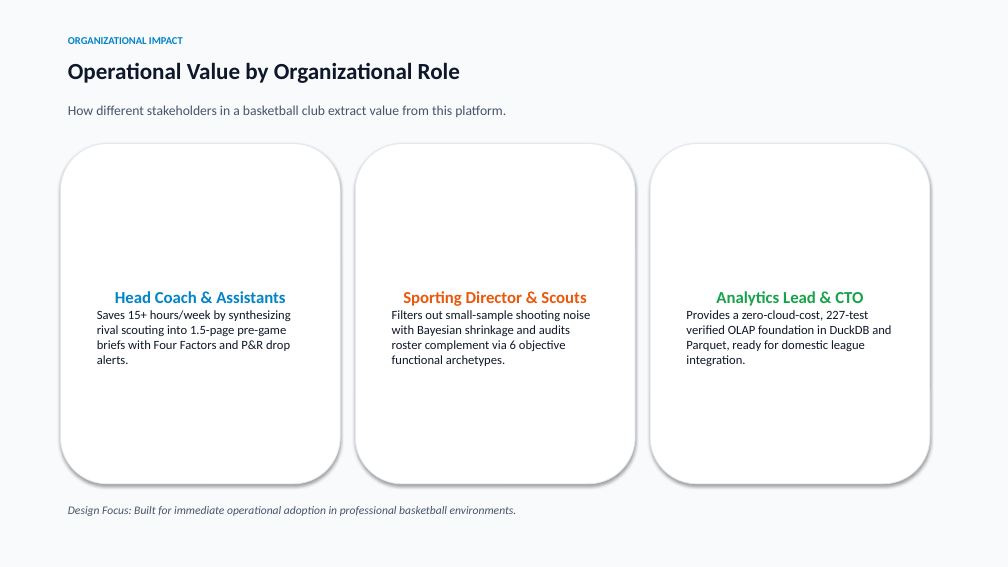
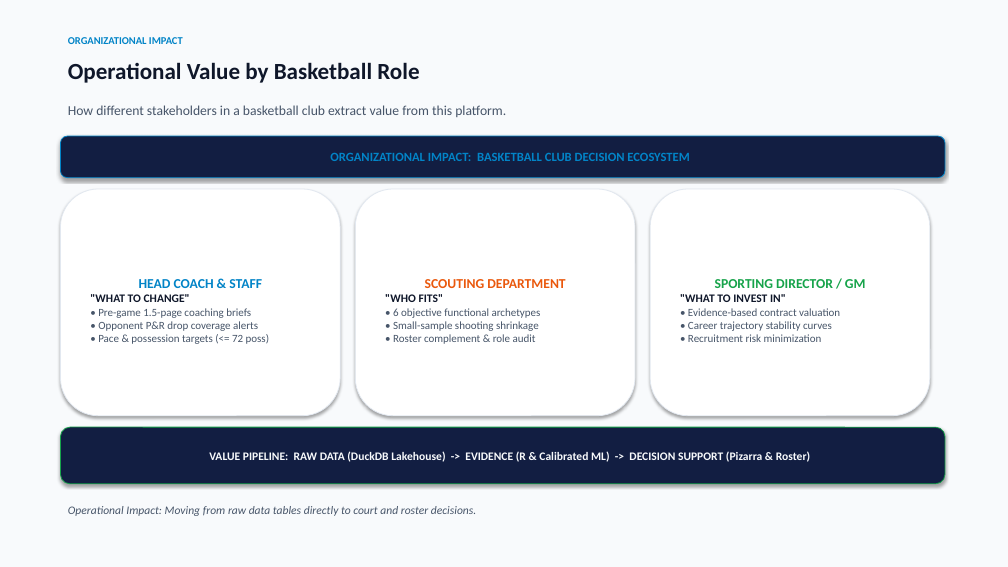
Before and after one commit to miguelo0203/basketball-analytics, a slide deck: slide 27 of presentation/International_Basketball_Analytics_Presentation.pptx. Drawn at 1008x567 pixels with LibreOffice and Linux fonts; fonts in the diff are those of the drawing. Boxes give left, top, right and bottom in pixels: in the first picture for what was removed or moved away, otherwise in the second. Text is boxed around its words. In the diff, an @@ line names an element or a change of style, - is before the commit and + after.

```diff
--- a/presentation/International_Basketball_Analytics_Presentation.pptx
+++ b/presentation/International_Basketball_Analytics_Presentation.pptx
@@ text at [68, 62, 419, 83]: text changed @@
-Operational Value by Organizational Role
+Operational Value by Basketball Role
@@ rounded rectangle added at [60, 136, 945, 178], fill #121E42, outline #0284C7 0.75 pt, 12 pt, text #0284C7, bold @@
+ORGANIZATIONAL IMPACT: BASKETBALL CLUB DECISION ECOSYSTEM
@@ rounded rectangle removed at [355, 144, 635, 484] @@
-Sporting Director & Scouts
-Filters out small-sample shooting noise with Bayesian shrinkage and audits roster complement via 6 objective functional archetypes.
@@ rounded rectangle removed at [650, 144, 930, 484] @@
-Analytics Lead & CTO
-Provides a zero-cloud-cost, 227-test verified OLAP foundation in DuckDB and Parquet, ready for domestic league integration.
@@ rounded rectangle "HEAD COACH & STAFF": place and size @@
-rounded rectangle "HEAD COACH & STAFF" at [60, 144, 340, 484]
+rounded rectangle "HEAD COACH & STAFF" at [60, 189, 340, 416]
@@ rounded rectangle added at [355, 189, 635, 416], fill #FFFFFF, outline #E2E8F0 0.75 pt, 10.5 pt, text #475569 @@
+SCOUTING DEPARTMENT
+"WHO FITS"
+• 6 objective functional archetypes
+• Small-sample shooting shrinkage
+• Roster complement & role audit
@@ rounded rectangle added at [650, 189, 930, 416], fill #FFFFFF, outline #E2E8F0 0.75 pt, 10.5 pt, text #475569 @@
+SPORTING DIRECTOR / GM
+"WHAT TO INVEST IN"
+• Evidence-based contract valuation
+• Career trajectory stability curves
+• Recruitment risk minimization
@@ text in rounded rectangle at [90, 279, 269, 344]: text changed; size 12 to 10.5 pt; text colour #0F172A to #475569 @@
-Head Coach & Assistants
-Saves 15+ hours/week by synthesizing rival scouting into 1.5-page pre-game briefs with Four Factors and P&R drop alerts.
+HEAD COACH & STAFF
+"WHAT TO CHANGE"
+• Pre-game 1.5-page coaching briefs
+• Opponent P&R drop coverage alerts
+• Pace & possession targets (<= 72 poss)
@@ rounded rectangle added at [60, 427, 945, 484], fill #121E42, outline #16A34A 0.75 pt, 11 pt, text #F8FAFC, bold @@
+VALUE PIPELINE: RAW DATA (DuckDB Lakehouse) -> EVIDENCE (R & Calibrated ML) -> DECISION SUPPORT (Pizarra & Roster)
@@ text at [68, 506, 476, 516]: text changed @@
-Design Focus: Built for immediate operational adoption in professional basketball environments.
+Operational Impact: Moving from raw data tables directly to court and roster decisions.
```
Also in this commit, not shown: 5 other slides changed, 2 slides added, 2 slides removed, 15 other files.
